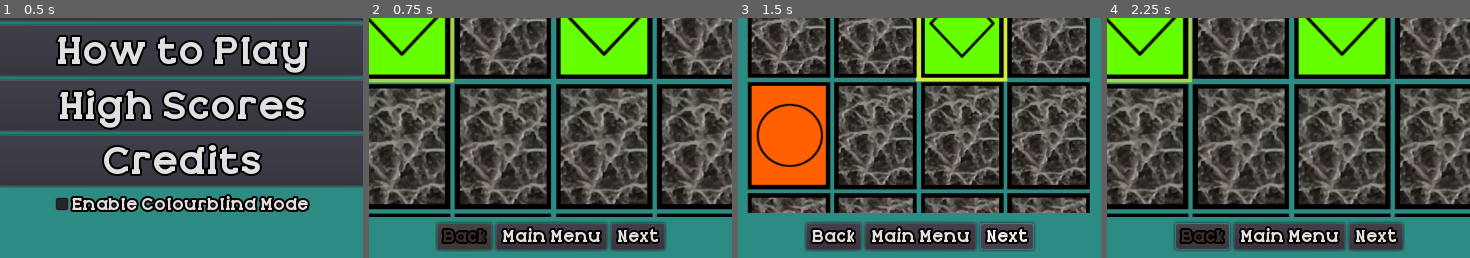
Above: before the commit, frames 1-4 (left to right).
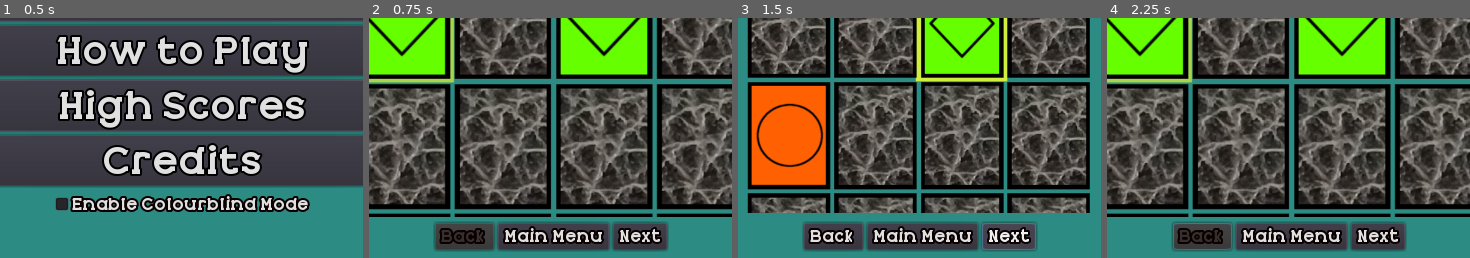
Above: after the commit, the same moments.

Repository: KapFlagon/Memory-Fun
Game: Godot game, scene res://src/screens/StartScreen.tscn
Two runs of this game, one before a commit and one after it. Both use one fixed random seed, a clock stepped at 60 frames per second and the inputs below.
Inputs:
- Up to frame 1 (0.5 s): no input
- Up to frame 2 (0.75 s): click "How to Play" at 0.5 s
- Up to frame 3 (1.5 s): click "Next" at 1.25 s
- Up to frame 4 (2.25 s): click "Back" at 2 s
The pictures show only the part of the screen within x 26-76%, y 45-95%; the shares and areas given below are measured in that part.

Frame 1 is identical in both runs. In frame 2, 2.5% of the frame differs, in the area x 17-83%, y 85-97%; in frame 3, 2.7%; in frame 4, 2.5%.

Commit message:
Updated How-to play screen with internationalization code.

Diff:
--- a/src/screens/HowToPlayScreen.gd
+++ b/src/screens/HowToPlayScreen.gd
@@ -7,6 +7,7 @@
 func _ready() -> void:
 	get_node("Background").set_frame_color(PlayerData.get_background_colour())
 	current_page = 1
+	ready_texts()
 	update_display()
 	update_button_visibility()
 
@@ -19,15 +20,15 @@
 func update_button_visibility() -> void:
 	if current_page == 1:
 		get_node("HBox_Buttons/Button_Back").disabled = true
-		get_node("HBox_Buttons/Button_Next").set_text("Next")
+		get_node("HBox_Buttons/Button_Next").set_text(tr("NEXT"))
 		#get_node("HBox_Buttons/Button_Next").disabled = false
 	elif current_page == 2:
 		get_node("HBox_Buttons/Button_Back").disabled = false
-		get_node("HBox_Buttons/Button_Next").set_text("Next")
+		get_node("HBox_Buttons/Button_Next").set_text(tr("NEXT"))
 		#get_node("HBox_Buttons/Button_Next").disabled = false
 	else:
 		get_node("HBox_Buttons/Button_Back").disabled = false
-		get_node("HBox_Buttons/Button_Next").set_text("Start Game!")
+		get_node("HBox_Buttons/Button_Next").set_text(tr("START"))
 		#get_node("HBox_Buttons/Button_Next").disabled = true
 
 
@@ -60,13 +61,15 @@
 
 	# Page 1
 	if current_page == 1:
-		var game_start_text = "Select a difficulty level and a grid size to begin."
-		var goal_text = "Match all cards as quickly as you can!"
-		var goal_img = load("res://assets/images/how_to/HowTo_01.png")
-		var difficulty_text = "Higher difficulty levels introduce more shapes and colours."
-		text_1 = game_start_text
-		text_2 = goal_text
-		text_3 = difficulty_text
+#		var game_start_text = "Select a difficulty level and a grid size to begin."
+#		var goal_text = "Match all cards as quickly as you can!"
+#		var difficulty_text = "Higher difficulty levels introduce more shapes and colours."
+#		text_1 = game_start_text
+#		text_2 = goal_text
+#		text_3 = difficulty_text
+		text_1 = tr("HTPS_GAME_START")
+		text_2 = tr("HTPS_GOAL")
+		text_3 = tr("HTPS_DIFF")
 		get_node("Img_1").show()
 		get_node("Img_2").hide()
 		get_node("Img_3").hide()
@@ -74,12 +77,13 @@
 		get_node("Img_5").hide()
 	# Page 2
 	if current_page == 2:
-		var controls_directions_text = "Use the 'WASD' keys, the arrow keys, \nor left-mouse clicks to move the selector icon."
-		var controls_input_text = "Use the Space key or Enter key to flip a card. \nThe left-mouse click also flips a card."
-
-		var failed_match_img = load("res://assets/images/how_to/HowTo_02.png")
-		text_1 = controls_directions_text
-		text_2 = controls_input_text
+#		var controls_directions_text = "Use the 'WASD' keys, the arrow keys, \nor left-mouse clicks to move the selector icon."
+#		var controls_input_text = "Use the Space key or Enter key to flip a card. \nThe left-mouse click also flips a card."
+#		text_1 = controls_directions_text
+#		text_2 = controls_input_text
+#		text_3 = ""
+		text_1 = tr("HTPS_CONTROLS_MOVEMENT")
+		text_2 = tr("HTPS_CONTROLS_INPUT")
 		text_3 = ""
 		get_node("Img_1").hide()
 		get_node("Img_2").show()
@@ -88,12 +92,15 @@
 		get_node("Img_5").hide()
 	# Page 3
 	if current_page == 3:
-		var failed_match_text = "If you flip two cards that don't match, \nthey will turn face down again.\n"
-		var colourblind_text = "Colourblind mode disabled: \nCards have a shape and a colour which must be matched.\n\n\nColourblind mode enabled: \nWhite cards use additional background shapes.\n\n"
-		var timer_text = "You can see your time at the bottom of the screen. \nIt will be your score."
-		text_1 = failed_match_text
-		text_2 = colourblind_text
-		text_3 = timer_text
+#		var failed_match_text = "If you flip two cards that don't match, \nthey will turn face down again.\n"
+#		var colourblind_text = "Colourblind mode disabled: \nCards have a shape and a colour which must be matched.\n\n\nColourblind mode enabled: \nWhite cards use additional background shapes.\n\n"
+#		var timer_text = "You can see your time at the bottom of the screen. \nIt will be your score."
+#		text_1 = failed_match_text
+#		text_2 = colourblind_text
+#		text_3 = timer_text
+		text_1 = tr("HTPS_NO_MATCH")
+		text_2 = tr("HTPS_COLOURBLIND")
+		text_3 = tr("HTPS_TIMER")
 		get_node("Img_1").hide()
 		get_node("Img_2").hide()
 		get_node("Img_3").show()
@@ -103,3 +110,9 @@
 	get_node("VBoxContainer/Txt_1").set_text(text_1)
 	get_node("VBoxContainer/Txt_2").set_text(text_2)
 	get_node("VBoxContainer/Txt_3").set_text(text_3)
+
+
+func ready_texts() -> void:
+	$Title.set_text(tr("HOW_TO_PLAY"))
+	$HBox_Buttons/Button_Back.set_text(tr("BACK"))
+	$HBox_Buttons/Button_MainMenu.set_text(tr("MAIN_MENU"))
Binary file changed: assets/internationalization/MemoryFun_Internationalization.en.translation
Binary file changed: assets/internationalization/MemoryFun_Internationalization.fr.translation
Not shown, changed: ToDo
Not shown, removed: assets/internationalization/.~lock.MemoryFun_Internationalization.csv#
